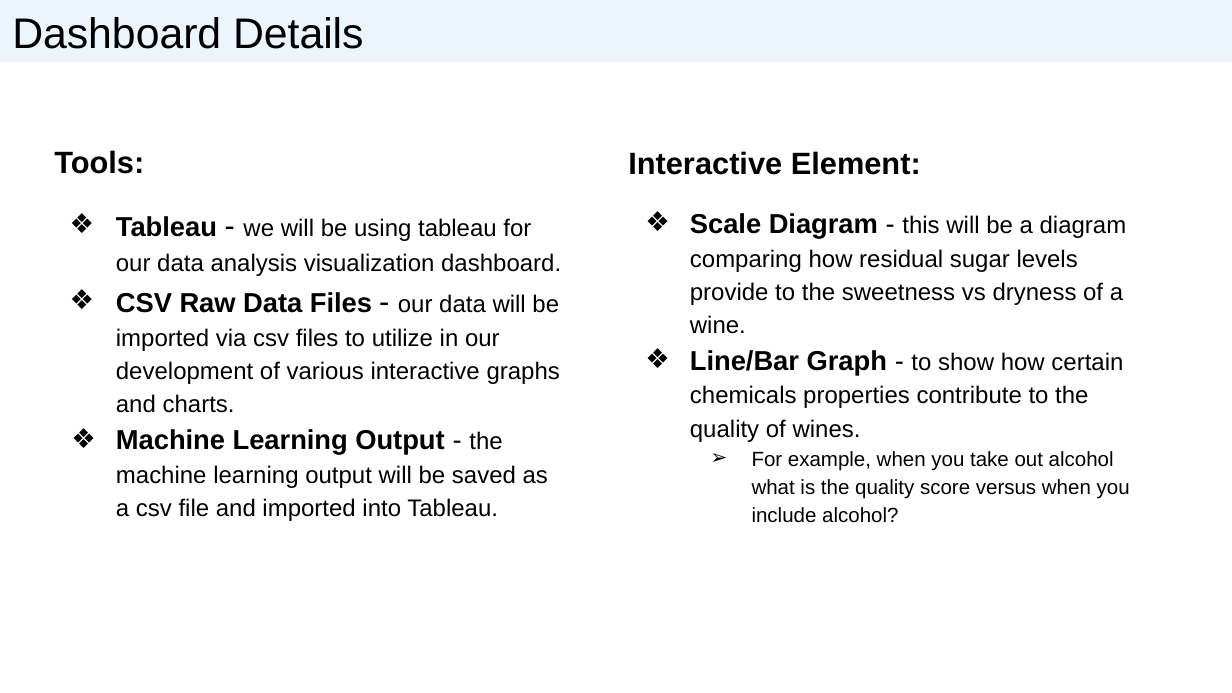
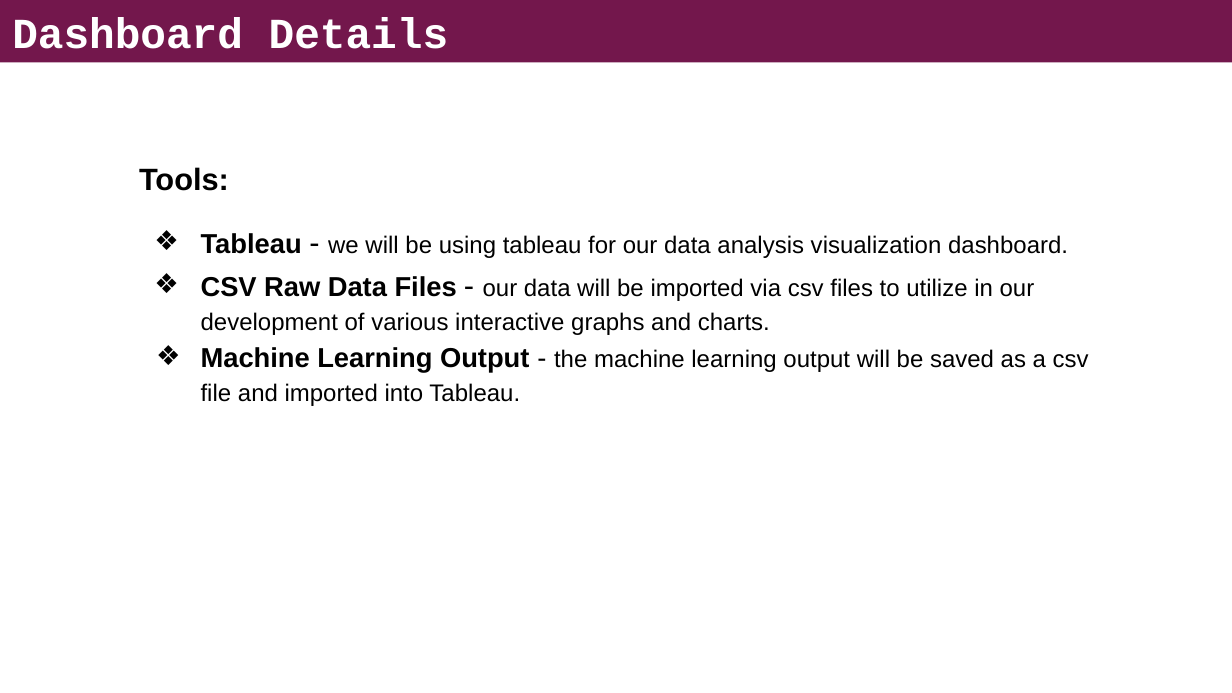
Before and after one commit to briannaso/Wine_Quality_Analysis, a slide deck: slide 7 of Wine Quality Analysis.pptx. Drawn at 1232x693 pixels with LibreOffice and Linux fonts; fonts in the diff are those of the drawing. Boxes give left, top, right and bottom in pixels: in the first picture for what was removed or moved away, otherwise in the second. Text is boxed around its words. In the diff, an @@ line names an element or a change of style, - is before the commit and + after.

Commit message:
updating wine quality ppt slides

```diff
--- a/Wine Quality Analysis.pptx
+++ b/Wine Quality Analysis.pptx
@@ rectangle "Dashboard Details" at (x1=0, y1=0, x2=1232, y2=63): font Arial to Courier New, text colour #000000 to #FFFFFF, bold on; fill #ECF4FC to #73174C @@
@@ text "Tools:" rewrapped from (x1=54, y1=150, x2=561, y2=521) to (x1=139, y1=167, x2=1089, y2=406) @@
@@ text removed at (x1=628, y1=151, x2=1130, y2=523) @@
-Interactive Element:
-❖ Scale Diagram - this will be a diagram comparing how residual sugar levels provide to the sweetness vs dryness of a wine.
-❖ Line/Bar Graph - to show how certain chemicals properties contribute to the quality of wines.
-  ➢ For example, when you take out alcohol what is the quality score versus when you include alcohol?
```
Also in this commit, not shown: 5 other slides changed, 2 slides added, 1 slide removed.
